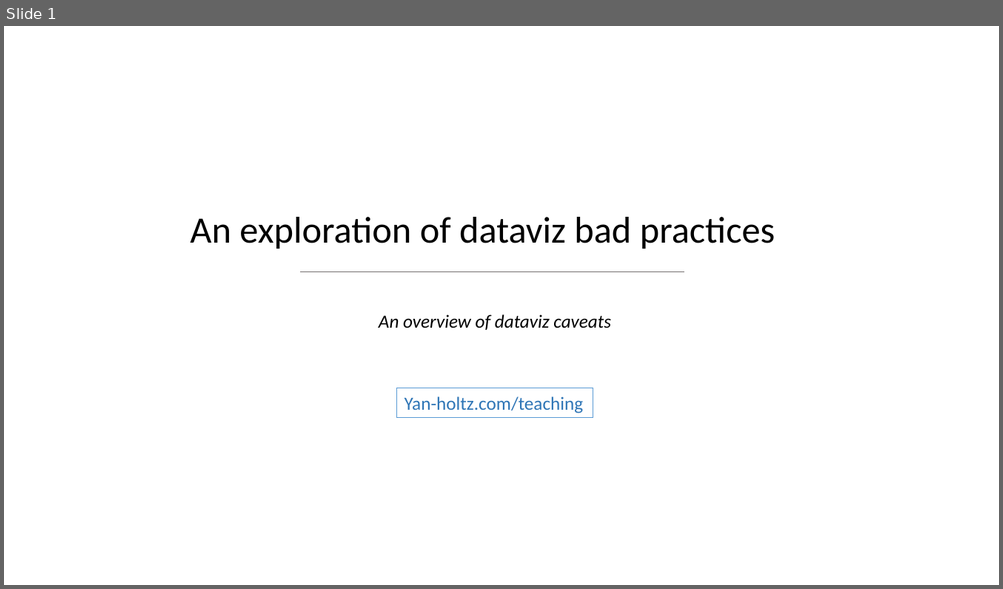
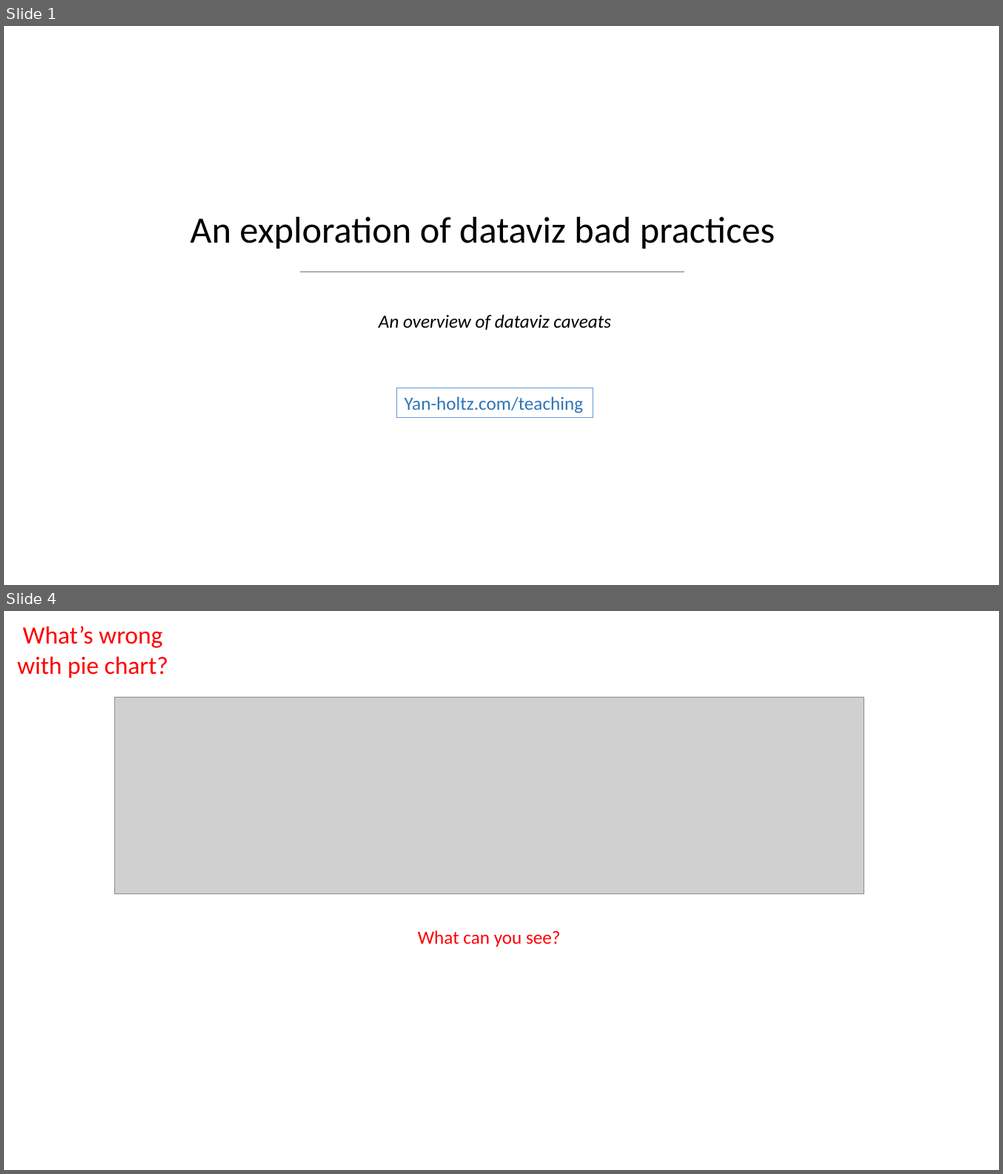
Before and after one commit to holtzy/Teaching, a slide deck: Dataviz_Caveats.pptx. Shown one above the other, each under a label of ours: slide 1 before the commit, slides 1 and 4 after it; the slides between them are not shown. The pictures are 1003x589 and 1003x1174 pixels, drawn with LibreOffice and Linux fonts; fonts in the diff are those of the drawing; grey boxes stand for pictures; background and template pictures are left out. Boxes give left, top, right and bottom in pixels: in the first picture for what was removed or moved away, otherwise in the second. Text is boxed around its words. In the diff, an @@ line names an element or a change of style, - is before the commit and + after.

```diff
--- a/Dataviz_Caveats.pptx
+++ b/Dataviz_Caveats.pptx
@@ slide 4 added at (4,611,999,1170), background #FFFFFF @@
@@ text added at (17,626,168,678), 24 pt, text #FF0000 @@
+What’s wrong with pie chart?
@@ picture added at (114,697,864,894) @@
@@ text added at (418,931,560,947), 18 pt, text #FF0000 @@
+What can you see?
```
Also in this commit, not shown: 1 slide changed, 28 other slides added, 2 slides removed, 1 other file.
